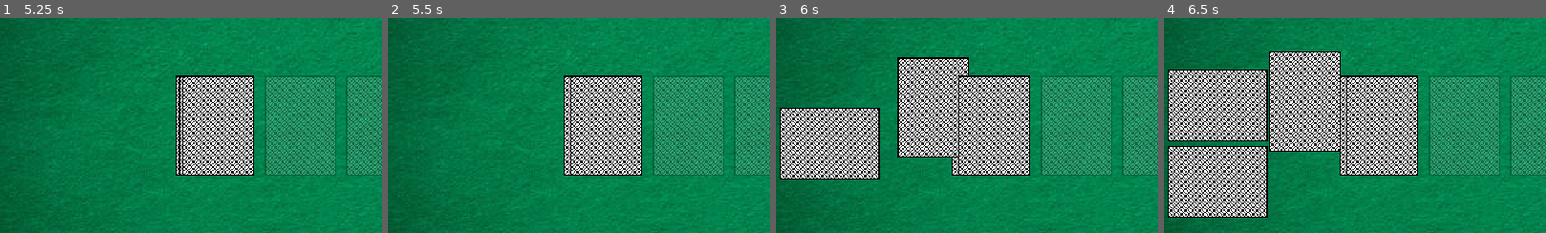
Above: before the commit, frames 1-4 (left to right).
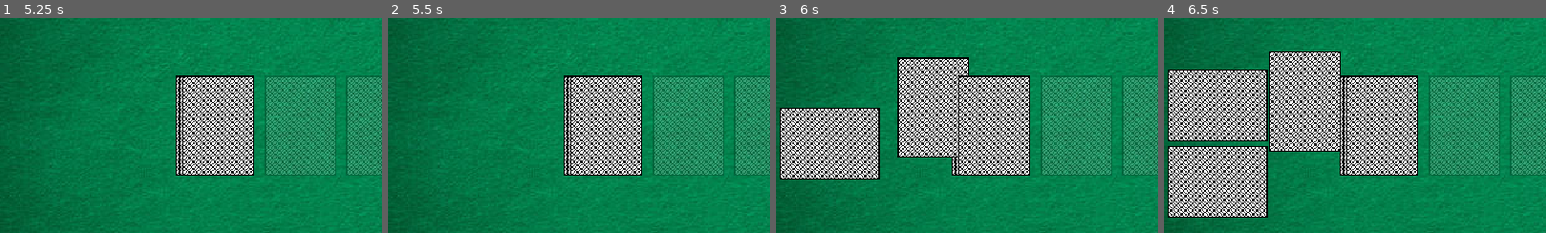
Above: after the commit, the same moments.

Repository: BananaHolograma/Veneno
Game: Godot game, scene res://scenes/playing_cards_table/playing_cards_table.tscn
The game is run twice, just before and just after one commit, with the same random seed, the same clock (stepped at 60 frames per second) and the same inputs. The project has no main scene, so this scene is started directly.
Inputs:
- Up to frame 1 (5.25 s): no input
- Up to frame 2 (5.5 s): no input
- Up to frame 3 (6 s): tap Enter at 5.75 s
- Up to frame 4 (6.5 s): no input
The pictures show only the part of the screen within x 0-50%, y 25-75%; the shares and areas given below are measured in that part.

Frame 1 is identical in both runs. In frame 2, 0.3% of the frame differs, in the area x 46-48%, y 27-73%; in frame 3, less than 0.1%; in frame 4, 0.3%.

Commit message:
only using the proper sounds for deal cards and fixed display of the current deck

Diff:
--- a/scenes/playing_cards_table/deck_placeholder.gd
+++ b/scenes/playing_cards_table/deck_placeholder.gd
@@ -50,8 +50,8 @@
 func update_sprite_based_on_deck_cards():
 	var percentage = CURRENT_DECK.size() / 52.0
 
-	full.visible = percentage >= 0.70
-	semi_full.visible = percentage >= 0.40
+	full.visible = percentage >= 0.45
+	semi_full.visible = percentage >= 0.2
 	half.visible = percentage >= 0.1
 	one_card.visible = CURRENT_DECK.size() == 1
 
@@ -65,6 +65,7 @@
 		var card = cards.back() as CardSlot
 
 		if card.is_inside_tree():
+			audio_stream_player_2d.play()
 			deal_card_texture.texture = card.playing_card.back_texture.texture
 			var tween = create_tween()
 			tween.tween_property(deal_card_texture, "global_position", deal_position - card.get_rect().size, 0.45)\
@@ -72,7 +73,6 @@
 
 			tween.tween_callback(_on_finished_deal_animation.bind(card, cards, deal_position))
 			audio_stream_player_2d.play()
-
 
 
 func _on_finished_deal_animation(last_card: CardSlot, cards: Array[CardSlot], deal_position: Vector2):
--- a/scenes/playing_cards_table/deck_placeholder.tscn
+++ b/scenes/playing_cards_table/deck_placeholder.tscn
@@ -7,10 +7,11 @@
 
 [sub_resource type="AudioStreamRandomizer" id="AudioStreamRandomizer_qjmvl"]
 streams_count = 2
-stream_0/stream = ExtResource("3_w36rd")
-stream_0/weight = 1.2
-stream_1/stream = ExtResource("5_jh0hy")
-stream_1/weight = 1.1
+playback_mode = 1
+stream_0/stream = ExtResource("5_jh0hy")
+stream_0/weight = 1.1
+stream_1/stream = ExtResource("3_w36rd")
+stream_1/weight = 1.0
 
 [node name="DeckPlaceholder" type="Node2D"]
 script = ExtResource("1_c6n50")
